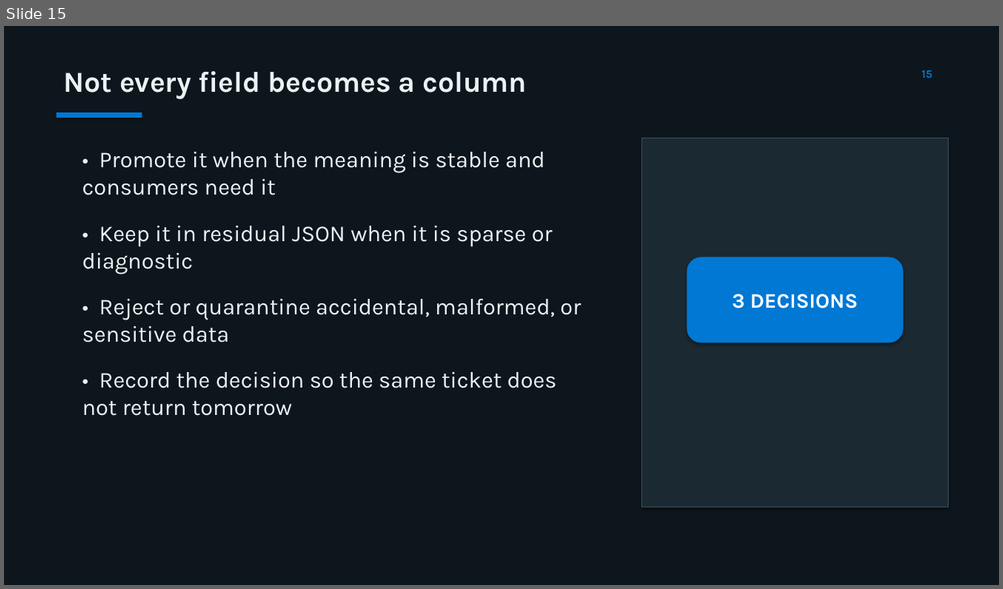
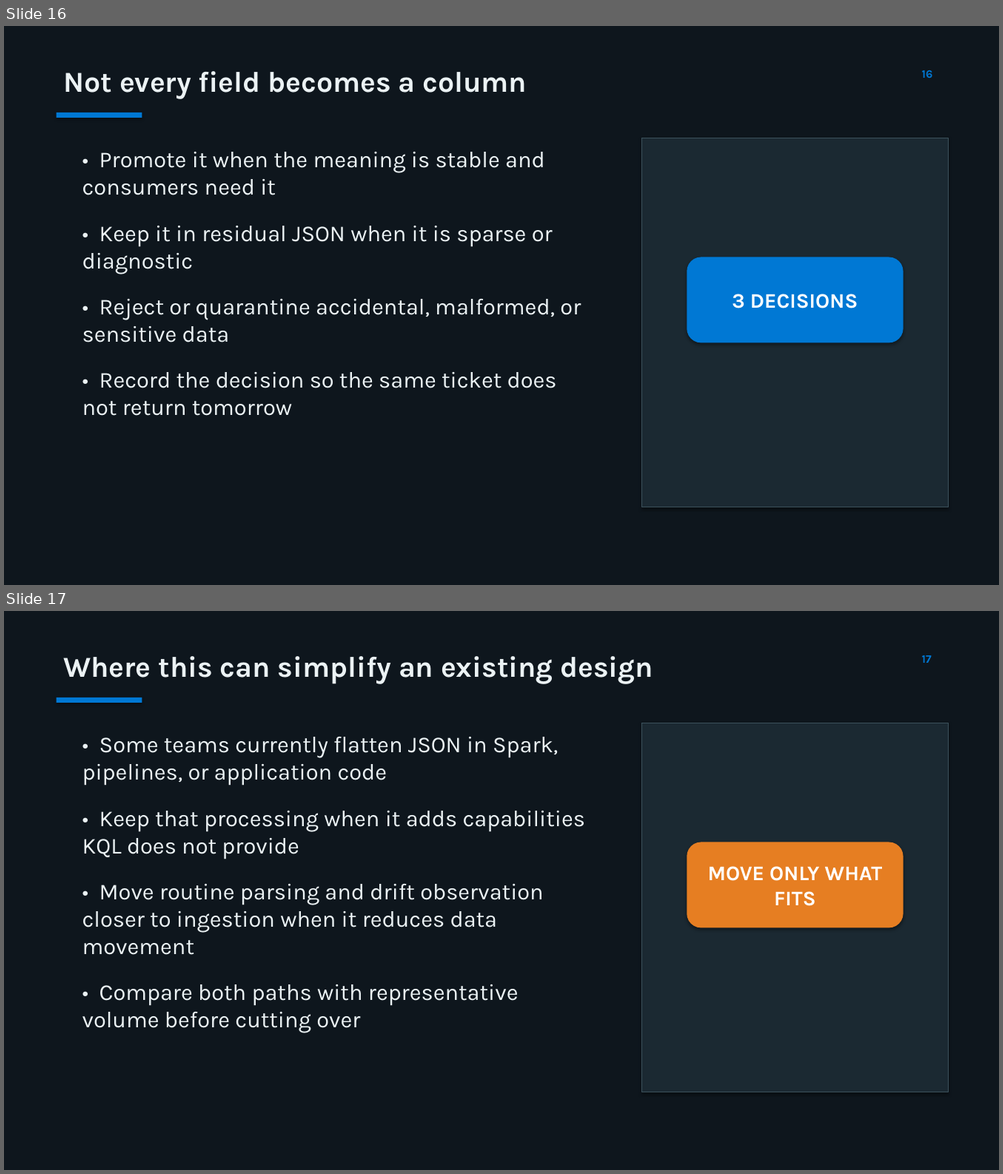
Before and after one commit to MatthieuLefebvre/eventhouse-schema-drift-reference, a slide deck: presentation/eventhouse-schema-drift-reference.pptx. Shown one above the other, each under a label of ours: slide 15 before the commit, slides 16 and 17 after it. The pictures are 1003x589 and 1003x1174 pixels, drawn with LibreOffice and Linux fonts; fonts in the diff are those of the drawing. Boxes give left, top, right and bottom in pixels: in the first picture for what was removed or moved away, otherwise in the second. Text is boxed around its words. In the diff, an @@ line names an element or a change of style, - is before the commit and + after.

Commit message:
Explain schema drift principles for new readers

```diff
--- a/presentation/eventhouse-schema-drift-reference.pptx
+++ b/presentation/eventhouse-schema-drift-reference.pptx
@@ slide 17 added at [4,611,999,1170], background #0E161D @@
@@ text added at [63,656,653,684], 28 pt, text #EBF2F4, bold @@
+Where this can simplify an existing design
@@ text added at [922,655,931,663], 11 pt, text #0078D4, bold @@
+17
@@ rectangle added at [57,698,142,703], fill #0078D4 @@
@@ text added at [82,737,586,1033], 22 pt, text #EBF2F4 @@
+• Some teams currently flatten JSON in Spark, pipelines, or application code
+• Keep that processing when it adds capabilities KQL does not provide
+• Move routine parsing and drift observation closer to ingestion when it reduces data movement
+• Compare both paths with representative volume before cutting over
@@ rectangle added at [642,723,948,1092], fill #1B2932, outline #3C525C 0.75 pt @@
@@ rounded rectangle added at [687,843,903,928], fill #E67E22, 20 pt, text #FFFFFF, bold @@
+MOVE ONLY WHAT FITS
@@ what was slide 15 is now slide 16 @@
```
Also in this commit, not shown: 13 other slides changed, 3 other slides added, 2 slides removed, 4 other files.
